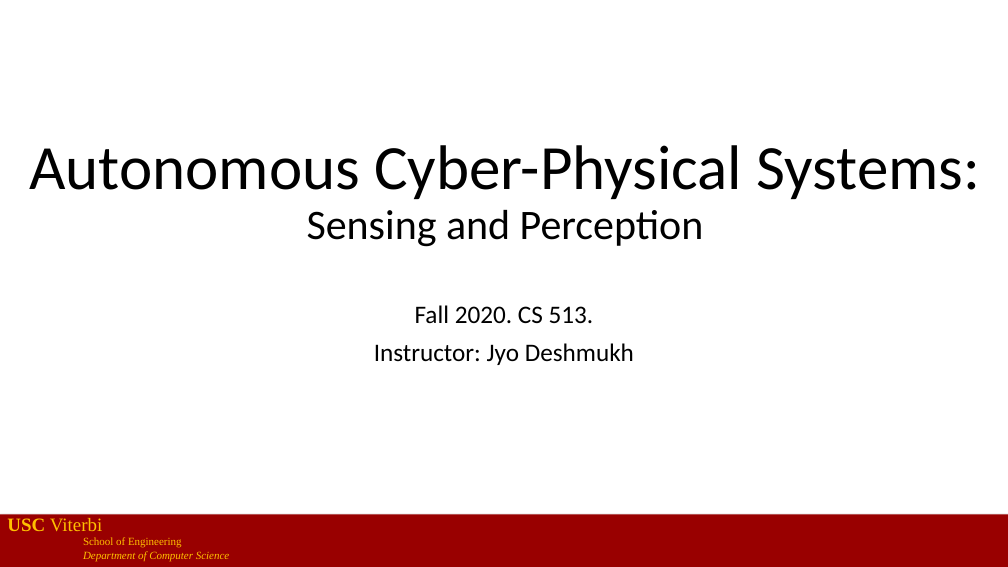
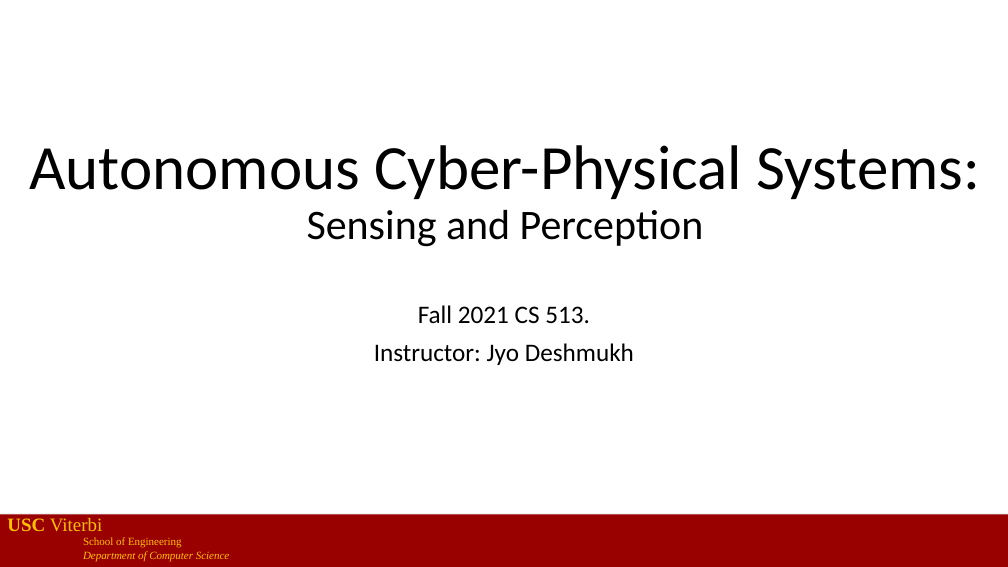
Before and after one commit to jdeshmukh/jdeshmukh.github.io, a slide deck: slide 1 of teaching/cs513slides/lecture11-SensingPerception.pptx. Drawn at 1008x567 pixels with LibreOffice and Linux fonts; fonts in the diff are those of the drawing. Boxes give left, top, right and bottom in pixels: in the first picture for what was removed or moved away, otherwise in the second. Text is boxed around its words. In the diff, an @@ line names an element or a change of style, - is before the commit and + after.

```diff
--- a/teaching/cs513slides/lecture11-SensingPerception.pptx
+++ b/teaching/cs513slides/lecture11-SensingPerception.pptx
@@ subtitle at (418,305,590,323): text changed @@
-Fall 2020. CS 513.
+Fall 2021 CS 513.
```
Also in this commit, not shown: 3 other slides changed, 1 other file.
